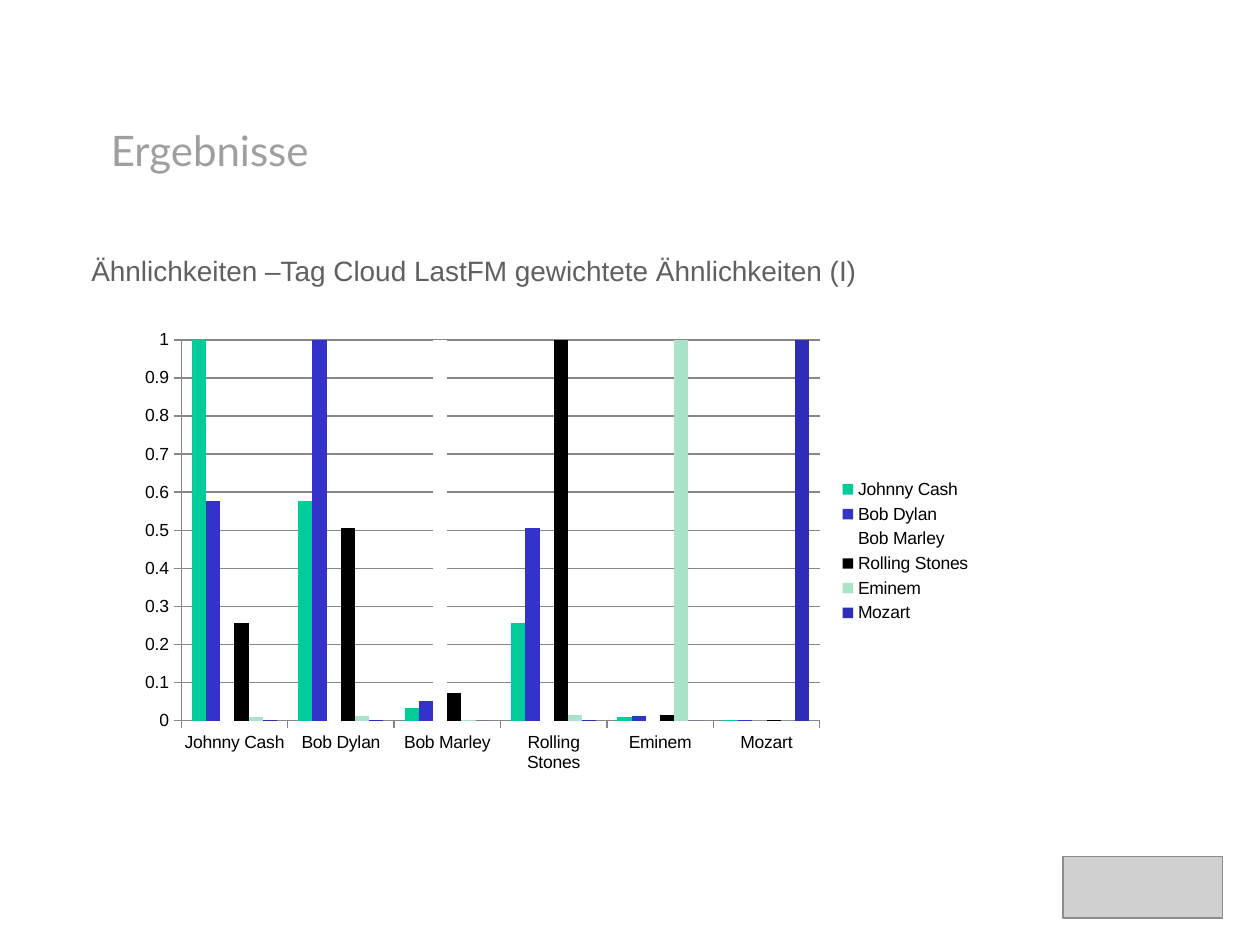
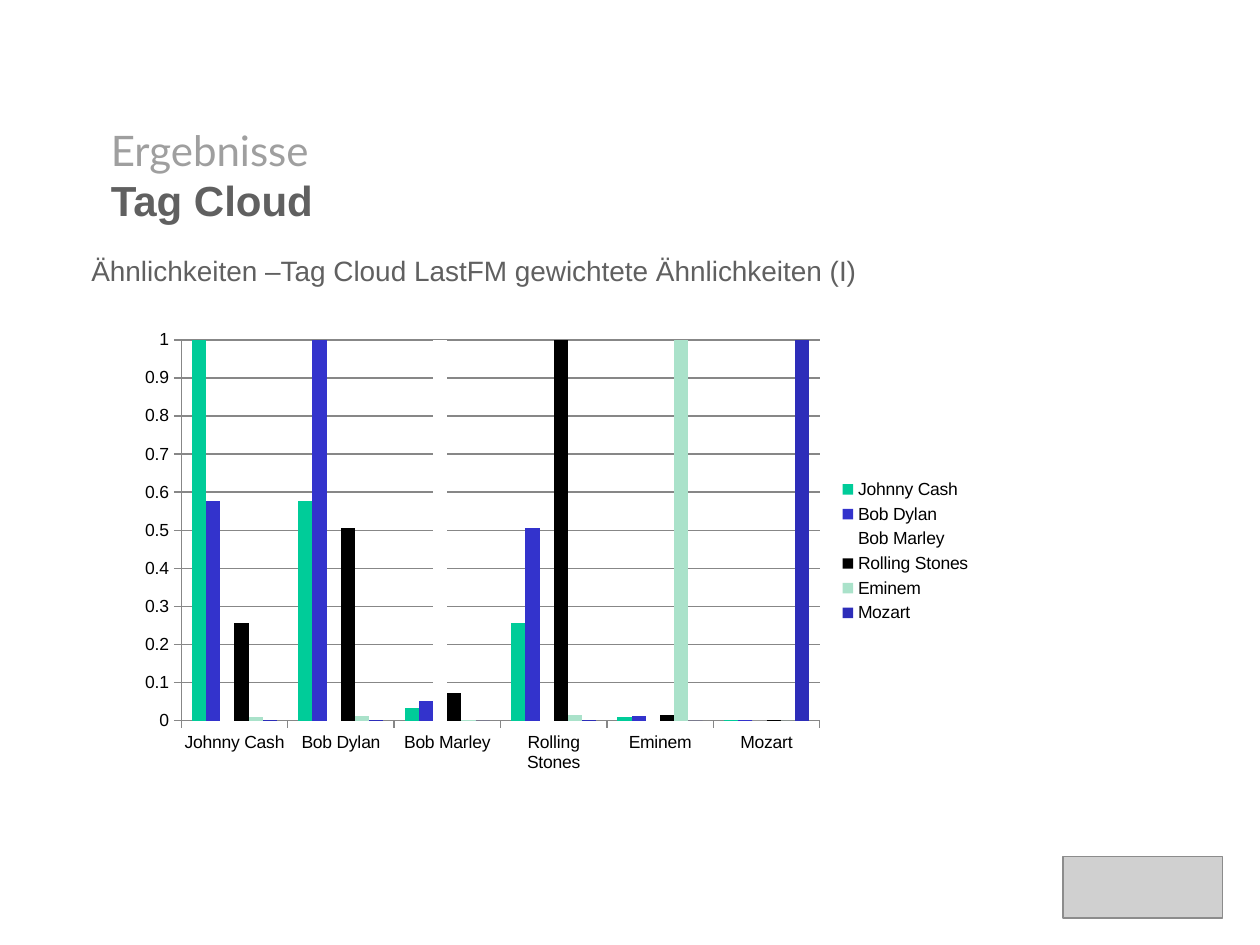
Before and after one commit to ohuguy/mirlastfm, a slide deck: slide 15 of presentation/presentation.pptx. Drawn at 1260x945 pixels with LibreOffice and Linux fonts; fonts in the diff are those of the drawing; grey boxes stand for pictures; background and template pictures are left out. Boxes give left, top, right and bottom in pixels: in the first picture for what was removed or moved away, otherwise in the second. Text is boxed around its words. In the diff, an @@ line names an element or a change of style, - is before the commit and + after.

```diff
--- a/presentation/presentation.pptx
+++ b/presentation/presentation.pptx
@@ text at (111,135,313,225): text changed @@
-Ergebnisse
+Ergebnisse
+Tag Cloud
```
Also in this commit, not shown: 8 other slides changed.
